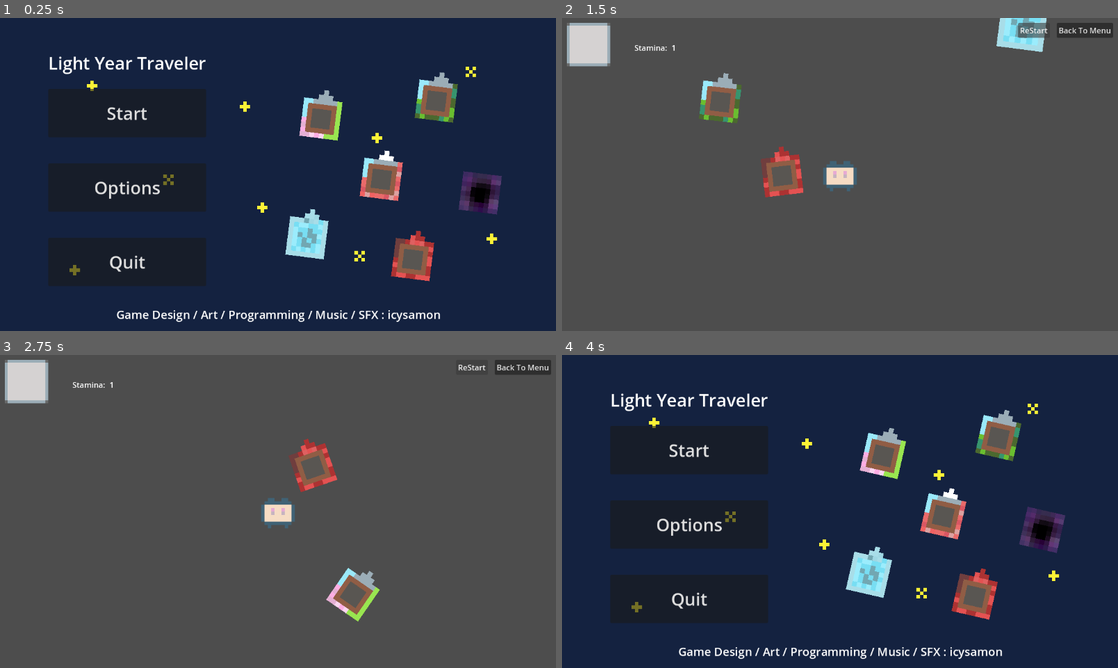
Above: before the commit, frames 1-4 (two rows, left to right).
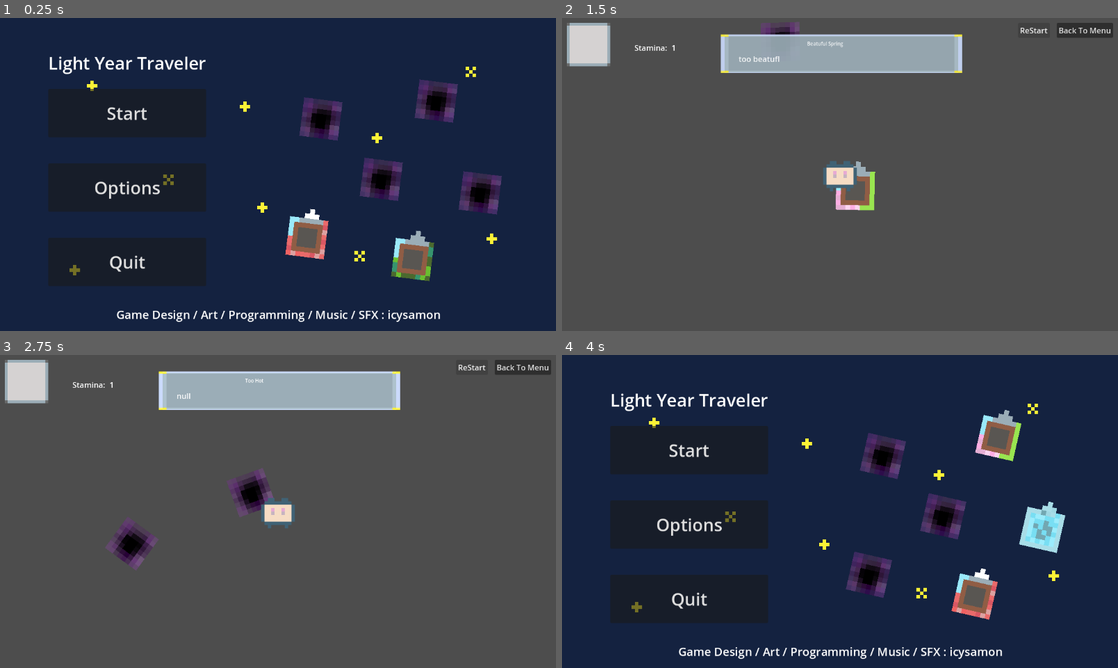
Above: after the commit, the same moments.

Repository: icysamon/LightYearsTraveler
Game: Godot game, scene res://scene/main/menu.tscn
Two runs of this game, one before a commit and one after it. Both use one fixed random seed, a clock stepped at 60 frames per second and the inputs below.
Inputs:
- Up to frame 1 (0.25 s): no input
- Up to frame 2 (1.5 s): click "Start" at 0.5 s; click "ReStart" at 1.25 s
- Up to frame 3 (2.75 s): click "ReStart" at 2 s
- Up to frame 4 (4 s): click "ReStart" at 2.75 s; click "Back To Menu" at 3.5 s

The runs differ from the first frame. In frame 1, 4.1% of the frame differs, in the area x 51-83%, y 17-85%; in frame 2, 8.4%, in the area x 24-88%, y 0-62%; in frame 3, 8.2%; in frame 4, 4.3%.

Commit message:
refactor: planet texture load way

Diff:
--- a/scene/main/global.tscn
+++ b/scene/main/global.tscn
@@ -1,7 +1,6 @@
-[gd_scene load_steps=10 format=3 uid="uid://btjqepmvg6mm8"]
+[gd_scene load_steps=9 format=3 uid="uid://btjqepmvg6mm8"]
 
 [ext_resource type="Script" path="res://scripts/global.gd" id="1_njcqn"]
-[ext_resource type="Texture2D" uid="uid://cw1tqknepharf" path="res://assets/planet/spring.png" id="2_376hg"]
 [ext_resource type="PackedScene" uid="uid://b5lv76xyyp2au" path="res://scene/child/planet.tscn" id="2_yc56x"]
 [ext_resource type="PackedScene" uid="uid://cxpv1vg6rsf8v" path="res://scene/child/player.tscn" id="3_w17ff"]
 [ext_resource type="Resource" uid="uid://bug7l5esswclg" path="res://resource/event/beautiful_spring.tres" id="5_padxx"]
@@ -22,7 +21,7 @@
 
 [node name="Planet" parent="." instance=ExtResource("2_yc56x")]
 position = Vector2(567, 437)
-TEXTURE = ExtResource("2_376hg")
+speed_rotation = 0.5
 event = ExtResource("5_padxx")
 
 [node name="AnimationPlayer" type="AnimationPlayer" parent="."]
--- a/scripts/global.gd
+++ b/scripts/global.gd
@@ -6,13 +6,6 @@
 @onready var animation_player = $AnimationPlayer
 
 @export var speed = 100
-
-const PLANET_SPRING = preload("res://assets/planet/spring.png")
-const PLANET_SUMMER = preload("res://assets/planet/summer.png")
-const PLANET_AUTUMN = preload("res://assets/planet/autumn.png")
-const PLANET_WINTER = preload("res://assets/planet/winter.png")
-const PLANET_HELL0 = preload("res://assets/planet/hell0.png")
-const PLANET_BLACK_HOLE = preload("res://assets/planet/black_hole.png")
 
 
 const PLANET_QUANTITY = 100
@@ -24,13 +17,6 @@
 var flag_move : bool = false
 var can_move : bool = true
 var last_target_normalized : Vector2 = Vector2.ZERO
-var planet_style = [
-	PLANET_SPRING,
-	PLANET_SUMMER,
-	PLANET_AUTUMN,
-	PLANET_WINTER,
-	PLANET_HELL0,
-	PLANET_BLACK_HOLE]
 
 
 func _ready():
@@ -42,7 +28,7 @@
 		var x = cos(deg) * dir
 		var y = sin(deg) * dir
 
-		planet.TEXTURE = planet_style.pick_random()
+		#planet.TEXTURE = planet_style.pick_random()
 		planet.speed_rotation = randf_range(-1.0, 1.0)
 		planet.position = Vector2(x, y)
 		planet.event = planet.event_array.pick_random()
--- a/scripts/global_enum.gd
+++ b/scripts/global_enum.gd
@@ -1,15 +1 @@
 class_name Planet
-
-enum Type{
-	SUPPER_EARTH = 0,
-	BARREN = 1,
-	HELL = 2,
-	BLACK_HOLE = 3
-}
-
-enum Season{
-	PLANET_SPRING = 0,
-	PLANET_SUMMER = 1,
-	PLANET_AUTUMN = 2,
-	PLANET_WINTER = 3
-}
--- a/scripts/planet.gd
+++ b/scripts/planet.gd
@@ -1,35 +1,55 @@
 extends Node2D
+
 
 const TWEEN_SCALE_TIME = 0.1
 
 var TIP = preload("res://scene/child/tip.tscn")
+
 @onready var SPRITE2D = $Sprite2D
 @onready var GAME_OVER = preload("res://scene/child/game_over.tscn")
-@export var TEXTURE : Texture
+
+@export var texture : Texture
 @export var speed_rotation : float = 0.5
 @export var event : Resource
-@export var texture_array : Array[Texture]
 
 
-const PLANET_SPRING = preload("res://assets/planet/spring.png")
-const PLANET_SUMMER = preload("res://assets/planet/summer.png")
-const PLANET_AUTUMN = preload("res://assets/planet/autumn.png")
-const PLANET_WINTER = preload("res://assets/planet/winter.png")
-const PLANET_HELL0 = preload("res://assets/planet/hell0.png")
-const PLANET_BLACK_HOLE = preload("res://assets/planet/black_hole.png")
+enum Type{
+	SUPPER_EARTH = 0,
+	BARREN = 1,
+	HELL = 2,
+	BLACK_HOLE = 3
+}
 
-var planet_style = [
-	PLANET_SPRING,
-	PLANET_SUMMER,
-	PLANET_AUTUMN,
-	PLANET_WINTER,
-	PLANET_HELL0,
-	PLANET_BLACK_HOLE]
+enum Season{
+	SPRING = 0,
+	SUMMER = 1,
+	AUTUMN = 2,
+	WINTER = 3
+}
+
+var planet_type_array : Array[Texture] = [
+	preload("res://assets/planet/hell0.png"),
+	preload("res://assets/planet/black_hole.png"),
+	preload("res://assets/planet/black_hole.png"),
+	preload("res://assets/planet/black_hole.png")
+	]
+
+var planet_season_array : Array[Texture] = [
+	preload("res://assets/planet/spring.png"),
+	preload("res://assets/planet/summer.png"),
+	preload("res://assets/planet/autumn.png"),
+	preload("res://assets/planet/winter.png"),
+]
+
+var planet_type
+var planet_season
 
 @export var event_array : Array[Resource]
+
+# tween
 var default_scale : Vector2 = Vector2.ONE
 var tween_size_add : Vector2 = Vector2.ONE * 0.2
-var status : String = "null"
+
 var planet_energy : int = 10
 
 # area node
@@ -40,25 +60,38 @@
 var flag_tip : bool = false
 var flag_first_enter : bool = false
 
-# Called when the node enters the scene tree for the first time.
 func _ready():
 	default_scale = scale
-	SPRITE2D.texture = TEXTURE
-	match SPRITE2D.texture:
-		PLANET_SPRING: status = "spring"
-		PLANET_SUMMER: status = "summer"
-		PLANET_AUTUMN: status = "autumn"
-		PLANET_WINTER: status = "winter"
-		PLANET_HELL0: status = "hello"
-		PLANET_BLACK_HOLE: status = "black_hole"
+
+	# random set planet type
+	$Sprite2D.texture = planet_type_array.pick_random()
+	for i in planet_type_array.size():
+		if $Sprite2D.texture == planet_type_array[i]:
+			planet_type = i
+			break
+
+	# set planet season if it is super earth
+	if planet_type == Type.SUPPER_EARTH:
+		$Sprite2D.texture = planet_season_array.pick_random()
+		for i in planet_type_array.size():
+			if $Sprite2D.texture == planet_season_array[i]:
+				planet_season = i
+				break
 
 
 func _physics_process(delta):
+	# planet rotation
 	rotation += speed_rotation * delta
 
 
-func _tip():
-	pass
+# self function
+func _probability(percent : float = 0.50):
+	var threshold : float = randf()
+	if threshold < percent:
+		return true
+	else:
+		return false
+
 
 func _on_mouse_entered():
 	var tween = get_tree().create_tween()
@@ -94,51 +127,60 @@
 
 
 func _on_timer_timeout():
-	match SPRITE2D.texture:
-		PLANET_SPRING:
-			SPRITE2D.texture = PLANET_SUMMER
-			status = "summer"
-		PLANET_SUMMER:
-			SPRITE2D.texture = PLANET_AUTUMN
-			status = "autumn"
-		PLANET_AUTUMN:
-			SPRITE2D.texture = PLANET_WINTER
-			status = "winter"
-		PLANET_WINTER:
-			SPRITE2D.texture = PLANET_HELL0
-			status = "hell0"
-		PLANET_HELL0:
-			SPRITE2D.texture = PLANET_BLACK_HOLE
-			status = "black_hole"
-		PLANET_BLACK_HOLE:
-			SPRITE2D.texture = planet_style.pick_random()
-			match SPRITE2D.texture:
-				PLANET_SPRING: status = "spring"
-				PLANET_SUMMER: status = "summer"
-				PLANET_AUTUMN: status = "autumn"
-				PLANET_WINTER: status = "winter"
-				PLANET_HELL0: status = "hello"
-				PLANET_BLACK_HOLE: status = "black_hole"
-	pass # Replace with function body.
+	match planet_type:
+		Type.SUPPER_EARTH:
+			if _probability(0.3):
+				$Sprite2D.texture = planet_type_array[Type.HELL]
+				planet_type = Type.HELL
+		Type.BARREN:
+			if _probability(0.3):
+				$Sprite2D.texture = planet_type_array[Type.HELL]
+				planet_type = Type.HELL
+		Type.HELL:
+			if _probability(0.3):
+				$Sprite2D.texture = planet_type_array[Type.SUPPER_EARTH]
+				planet_type = Type.SUPPER_EARTH
+			else:
+				$Sprite2D.texture = planet_type_array[Type.BLACK_HOLE]
+				planet_type = Type.BLACK_HOLE
+		Type.BLACK_HOLE:
+			if _probability(0.3):
+				$Sprite2D.texture = planet_type_array[Type.HELL]
+				planet_type = Type.HELL
+
+	if planet_type == Type.SUPPER_EARTH:
+		match planet_season:
+			Season.SPRING:
+				$Sprite2D.texture = planet_season_array[Season.SUMMER]
+			Season.SUMMER:
+				$Sprite2D.texture = planet_season_array[Season.AUTUMN]
+			Season.AUTUMN:
+				$Sprite2D.texture = planet_season_array[Season.WINTER]
+			Season.WINTER:
+				$Sprite2D.texture = planet_season_array[Season.SPRING]
 
 
 func _on_timer_stamina_timeout():
 	if get_player and planet_energy > 0 and player.stamina != null:
-		match SPRITE2D.texture:
-			PLANET_SPRING:
-				player.stamina += 3
-				planet_energy -= 3
-			PLANET_SUMMER:
-				player.stamina += 2
-				planet_energy -= 2
-			PLANET_AUTUMN:
-				player.stamina += 1
-				planet_energy -= 1
-			PLANET_WINTER:
-				pass
-			PLANET_BLACK_HOLE:
-				print("black hole")
-				player.stamina = 0
+		match planet_type:
+			Type.SUPPER_EARTH:
+				match planet_season:
+					Season.SPRING:
+						player.stamina += 3
+						planet_energy -= 3
+					Season.SUMMER:
+						player.stamina += 2
+						planet_energy -= 2
+					Season.AUTUMN:
+						player.stamina += 1
+						planet_energy -= 1
+					Season.WINTER:
+						player.stamina += 1
+						planet_energy -= 2
+			Type.SUPPER_EARTH:
+				player.stamina -= 10000
+
+
 	elif get_player and planet_energy <= 0:
 		if !flag_tip:
 			flag_tip = true
